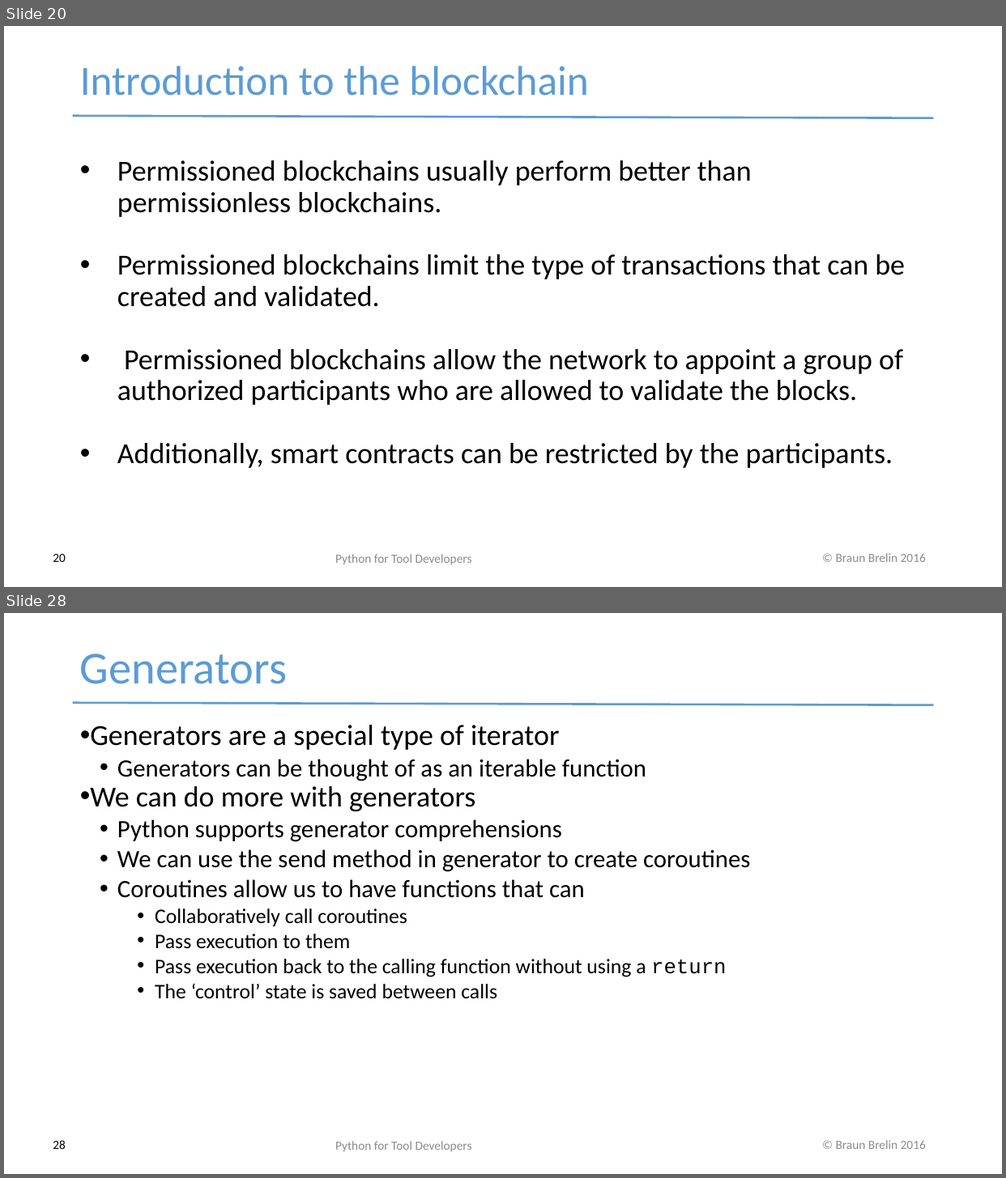
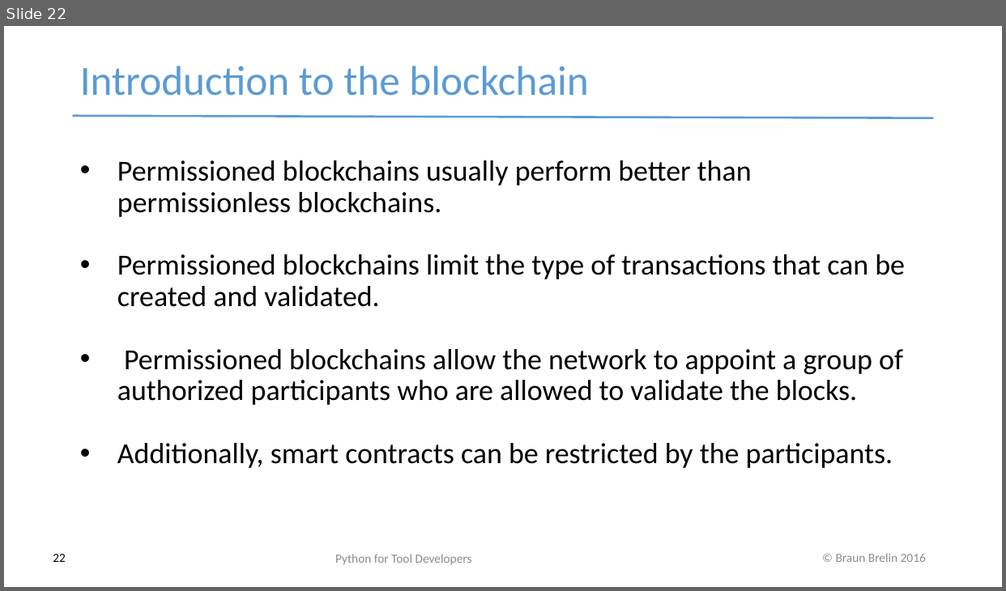
Before and after one commit to redmage123/btc-introductory-workshop, a slide deck: docs/Blockchain workshop v0.1.pptx. Shown one above the other, each under a label of ours: slides 20 and 28 before the commit, slide 22 after it; the slides between them are not shown. The pictures are 1006x1178 and 1006x591 pixels, drawn with LibreOffice and Linux fonts; fonts in the diff are those of the drawing. Boxes give left, top, right and bottom in pixels: in the first picture for what was removed or moved away, otherwise in the second. Text is boxed around its words. In the diff, an @@ line names an element or a change of style, - is before the commit and + after.

```diff
--- a/docs/Blockchain workshop v0.1.pptx
+++ b/docs/Blockchain workshop v0.1.pptx
@@ slide 28 removed at [4,613,1002,1174], background #FFFFFF; not listed: 2 template elements that a slide beside it also shows @@
@@ text removed at [80,653,287,684] @@
-Generators
@@ text removed at [90,725,750,999] @@
-• Generators are a special type of iterator
-  • Generators can be thought of as an iterable function
-• We can do more with generators
-  • Python supports generator comprehensions
-  • We can use the send method in generator to create coroutines
-  • Coroutines allow us to have functions that can
-    • Collaboratively call coroutines
-    • Pass execution to them
-    • Pass execution back to the calling function without using a return
-    • The ‘control’ state is saved between calls
@@ page number removed at [53,1140,66,1149] @@
-28
@@ text removed at [335,1141,472,1152] @@
-Python for Tool Developers
@@ what was slide 20 is now slide 22 @@
@@ page number at [53,554,66,562]: text changed @@
-20
+22
```
Also in this commit, not shown: 3 slides changed, 13 slides added, 20 other slides removed, 4 other files.
